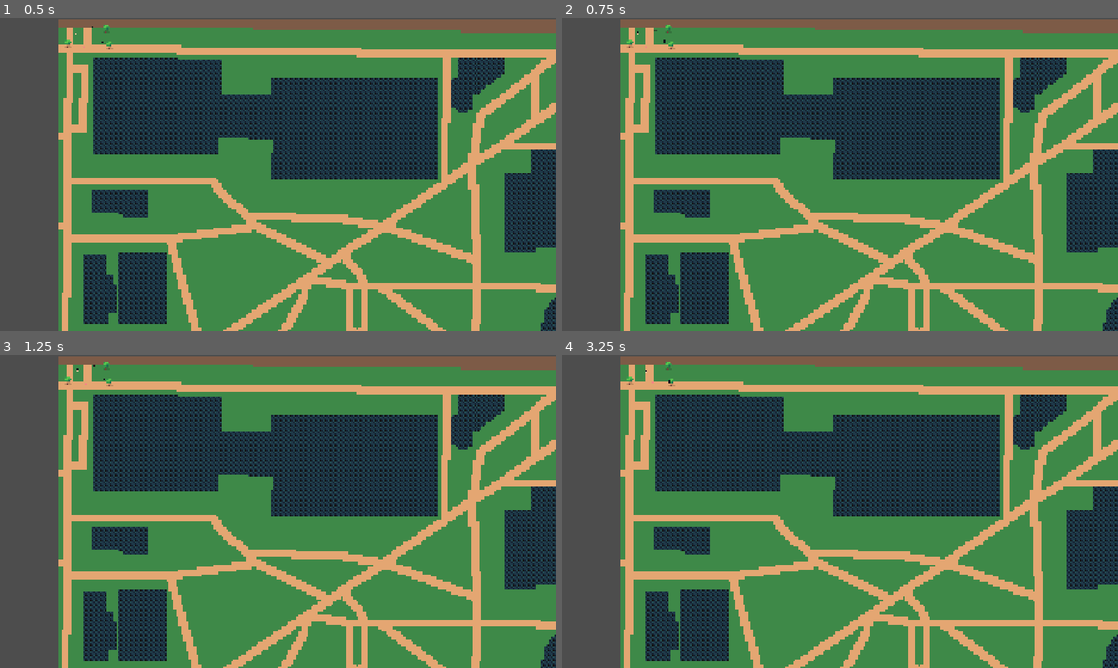
Above: before the commit, frames 1-4 (two rows, left to right).
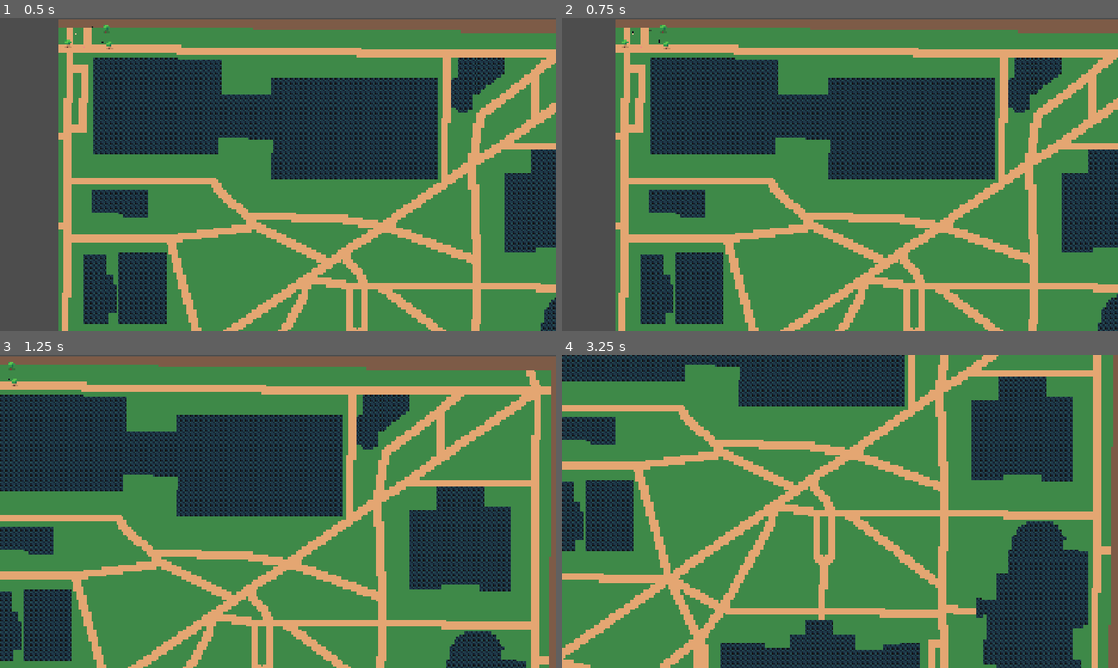
Above: after the commit, the same moments.

Repository: ccb/agent-sandbox
Game: Godot game, scene res://scenes/main.tscn
Same seed, same stepped clock (60 frames per second), same inputs: the game is played once before the commit and once after it.
Inputs (mouse positions are in pixels of both pictures, inside the frame that each line leads up to):
- Up to frame 1 (0.5 s): no input
- Up to frame 2 (0.75 s): tap Enter at 0.5 s; move the mouse to (962, 158) at 0.52 s; hold Right from 0.53 s (still down); tap R at 0.6 s; click (962, 158) at 0.67 s
- Up to frame 3 (1.25 s): keep holding Right
- Up to frame 4 (3.25 s): release Right at 1.25 s; drag from (728, 527) to (812, 574) at 1.27 s; tap Space at 2 s; move the mouse to (895, 442) at 2.02 s; hold Right 2.03-2.75 s; tap R at 2.1 s; click (895, 442) at 2.17 s; drag from (812, 574) to (673, 464) at 2.77 s

Frame 1 is identical in both runs. In frame 2, 11% of the frame differs, in the area x 9-100%, y 0-100%; in frame 3, 51%; in frame 4, 71%, in the area x 0-100%, y 0-100%.

Commit message:
feat(godot): keep the camera inside the map, never grey at top/bottom
Replace the blunt zoom-gate with real camera bounds. _clamp_position keeps the
visible rectangle inside the map's footprint -- found once from the sibling
TileMapLayer (used tiles x tile size, through its transform, so main.tscn's 3x
scale is handled). Per axis: clamp when the map is bigger than the view, lock to
home when it's smaller (which is what pins the default contain-fit view).

So once you zoom in you can pan, but the view can never scroll past an edge --
there's never grey at the top or bottom. The clamp never refuses the home
position, so a scene whose default deliberately frames a corner (main) keeps its
exact opening frame and just gets bounded exploration.

Co-Authored-By: Claude Opus 4.8 <noreply@anthropic.com>

Diff:
--- a/godot-generative-agents/scripts/camera_controls.gd
+++ b/godot-generative-agents/scripts/camera_controls.gd
@@ -11,13 +11,14 @@
 ##          — zooming OUT stops at the default view, so the whole block is the
 ##          most you can ever see; you only zoom IN from there.
 ##   Pan  : drag with the left or middle mouse button, a two-finger trackpad
-##          swipe, or the arrow keys / WASD — but only once you've zoomed IN. At
-##          the default (furthest-out) view the whole block already fits, so the
-##          map stays locked to its starting position and panning does nothing.
+##          swipe, or the arrow keys / WASD. The view is always kept INSIDE the
+##          map, so you can never scroll past an edge — there's never grey at the
+##          top or bottom. When an axis already fits the screen (e.g. at the
+##          default view) it's centre-locked, so the map can't drift off.
 ##   Reset: press R (or Home) to glide back to the default view
 ##
-## Attach it to any Camera2D — it adapts to that camera's own default, so every
-## scene keeps its own framing.
+## Attach it to any Camera2D — it reads its own default and the sibling
+## TileMapLayer's size, so every scene keeps its own framing and bounds.
 
 # Each wheel notch / key press multiplies the zoom by this (1.1 = 10% per step).
 @export var zoom_step: float = 1.1
@@ -37,6 +38,11 @@
 var _home_zoom: Vector2
 # True while a mouse-button drag-pan is in progress.
 var _dragging := false
+# True while the Reset glide is running (we leave the tween alone, no clamping).
+var _resetting := false
+# The map's world bounds, computed once on first use (see _map_bounds).
+var _bounds := Rect2()
+var _have_bounds := false
 
 
 func _ready() -> void:
@@ -57,17 +63,18 @@
 			event.button_index == MOUSE_BUTTON_LEFT
 			or event.button_index == MOUSE_BUTTON_MIDDLE):
 		_dragging = event.pressed
-	elif event is InputEventMouseMotion and _dragging and _is_zoomed_in():
-		# Move the world with the cursor (only when zoomed in — at the default
-		# view the map is locked). Shift the camera opposite the drag, converting
-		# screen pixels to world units through the current zoom.
+	elif event is InputEventMouseMotion and _dragging:
+		# Move the world with the cursor: shift the camera opposite the drag,
+		# converting screen pixels to world units through the current zoom.
 		global_position -= event.relative / zoom
+		_clamp_position()
 
 	# Trackpad gestures (macOS): pinch to zoom, two-finger swipe to pan.
 	elif event is InputEventMagnifyGesture:
 		_zoom_at_mouse(event.factor)
-	elif event is InputEventPanGesture and _is_zoomed_in():
+	elif event is InputEventPanGesture:
 		global_position += event.delta * gesture_pan_speed / zoom
+		_clamp_position()
 
 	# Keyboard: +/- zoom (about the centre), R / Home reset.
 	elif event is InputEventKey and event.pressed and not event.echo:
@@ -81,6 +88,8 @@
 
 
 func _process(delta: float) -> void:
+	if _resetting:
+		return
 	# Arrow keys / WASD pan, at a constant on-screen speed (divide by zoom so a
 	# key-press moves the same number of screen pixels however far you're zoomed).
 	var dir := Vector2.ZERO
@@ -92,31 +101,27 @@
 		dir.y -= 1.0
 	if Input.is_key_pressed(KEY_DOWN) or Input.is_key_pressed(KEY_S):
 		dir.y += 1.0
-	if dir != Vector2.ZERO and _is_zoomed_in():
+	if dir != Vector2.ZERO:
 		global_position += dir.normalized() * key_pan_speed * delta / zoom.x
+		_clamp_position()
 
 
 func _zoom_at_mouse(factor: float) -> void:
+	# Zoom while keeping the world point under the cursor pinned in place.
 	var world_before := get_global_mouse_position()
 	var new_zoom := _clamp_zoom(zoom * factor)
 	if new_zoom == zoom:
 		return
 	var ratio := zoom.x / new_zoom.x
 	zoom = new_zoom
-	if _is_zoomed_in():
-		# Keep the world point under the cursor pinned in place as we zoom in.
-		global_position = world_before - (world_before - global_position) * ratio
-	else:
-		# Zoomed all the way back out to the default — lock to the home position.
-		global_position = _home_position
+	global_position = world_before - (world_before - global_position) * ratio
+	_clamp_position()
 
 
 func _zoom_keep_centre(factor: float) -> void:
 	# Zoom about the screen centre (the camera position doesn't move).
 	zoom = _clamp_zoom(zoom * factor)
-	if not _is_zoomed_in():
-		# Back at the default view — lock to the home position.
-		global_position = _home_position
+	_clamp_position()
 
 
 func _clamp_zoom(z: Vector2) -> Vector2:
@@ -125,14 +130,65 @@
 	return z.clamp(_home_zoom, Vector2(max_zoom, max_zoom))
 
 
-func _is_zoomed_in() -> bool:
-	# Panning is only allowed when zoomed in past the default (furthest-out) view;
-	# at the default the map stays locked to its home position.
-	return zoom.x > _home_zoom.x + 0.0001
+func _clamp_position() -> void:
+	# Keep the visible rectangle inside the map so no edge shows grey, working one
+	# axis at a time. `lo`/`hi` are the closest the camera centre may sit to each
+	# map edge while the view stays inside.
+	var b := _map_bounds()
+	var half := get_viewport().get_visible_rect().size * 0.5 / zoom
+	var lo := b.position + half
+	var hi := b.end - half
+	var p := global_position
+	for axis in 2:
+		if lo[axis] > hi[axis]:
+			# The map is smaller than the view on this axis — e.g. the default
+			# view, where the whole block already fits the height. Lock to the
+			# home position so it can't drift and uncover grey.
+			p[axis] = _home_position[axis]
+		else:
+			# Keep the view inside the map, but never refuse the home position, so
+			# a scene whose default deliberately shows a margin still opens on its
+			# intended frame (we only stop it from revealing *more* than that).
+			var a_lo: float = minf(lo[axis], _home_position[axis])
+			var a_hi: float = maxf(hi[axis], _home_position[axis])
+			p[axis] = clampf(p[axis], a_lo, a_hi)
+	global_position = p
+
+
+func _map_bounds() -> Rect2:
+	# The map's footprint in world coordinates, found once from the sibling
+	# TileMapLayer (used tiles x tile size, through its transform — which carries
+	# any layer scale). Falls back to the contain-fit home view if none is found.
+	if _have_bounds:
+		return _bounds
+	var layer := _find_tilemap()
+	if layer != null and layer.tile_set != null:
+		var used := layer.get_used_rect()
+		var ts := Vector2(layer.tile_set.tile_size)
+		var xf := layer.global_transform
+		var p0: Vector2 = xf * (Vector2(used.position) * ts)
+		var p1: Vector2 = xf * (Vector2(used.end) * ts)
+		_bounds = Rect2(p0, p1 - p0).abs()
+	else:
+		var vp := get_viewport().get_visible_rect().size / _home_zoom
+		_bounds = Rect2(_home_position - vp * 0.5, vp)
+	_have_bounds = true
+	return _bounds
+
+
+func _find_tilemap() -> TileMapLayer:
+	var parent := get_parent()
+	if parent != null:
+		for child in parent.get_children():
+			if child is TileMapLayer:
+				return child
+	return null
 
 
 func _reset_view() -> void:
+	_resetting = true
 	var tw := create_tween().set_parallel(true)
 	tw.set_trans(Tween.TRANS_SINE).set_ease(Tween.EASE_OUT)
 	tw.tween_property(self, "global_position", _home_position, reset_time)
 	tw.tween_property(self, "zoom", _home_zoom, reset_time)
+	tw.finished.connect(func() -> void: _resetting = false)
